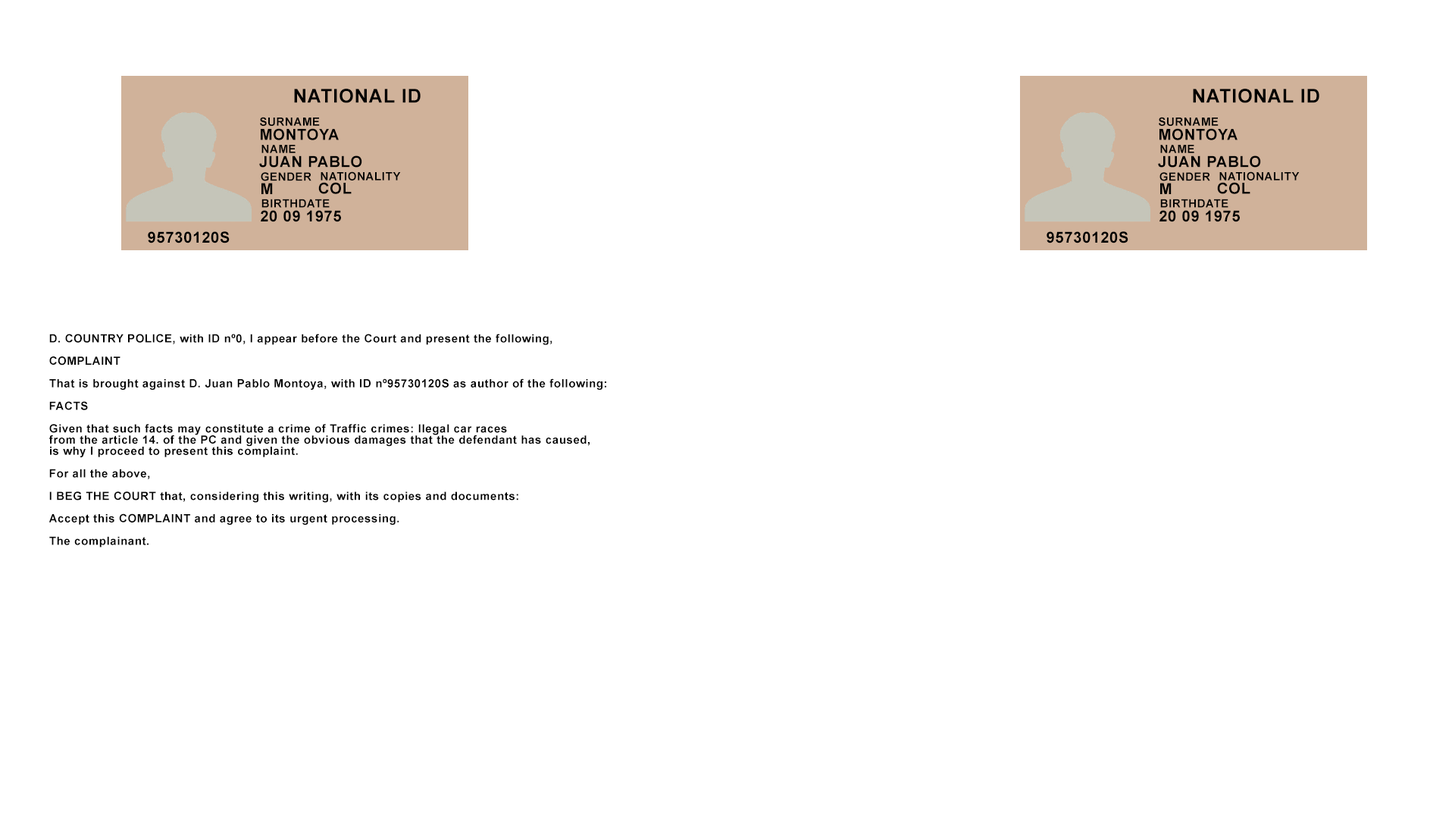
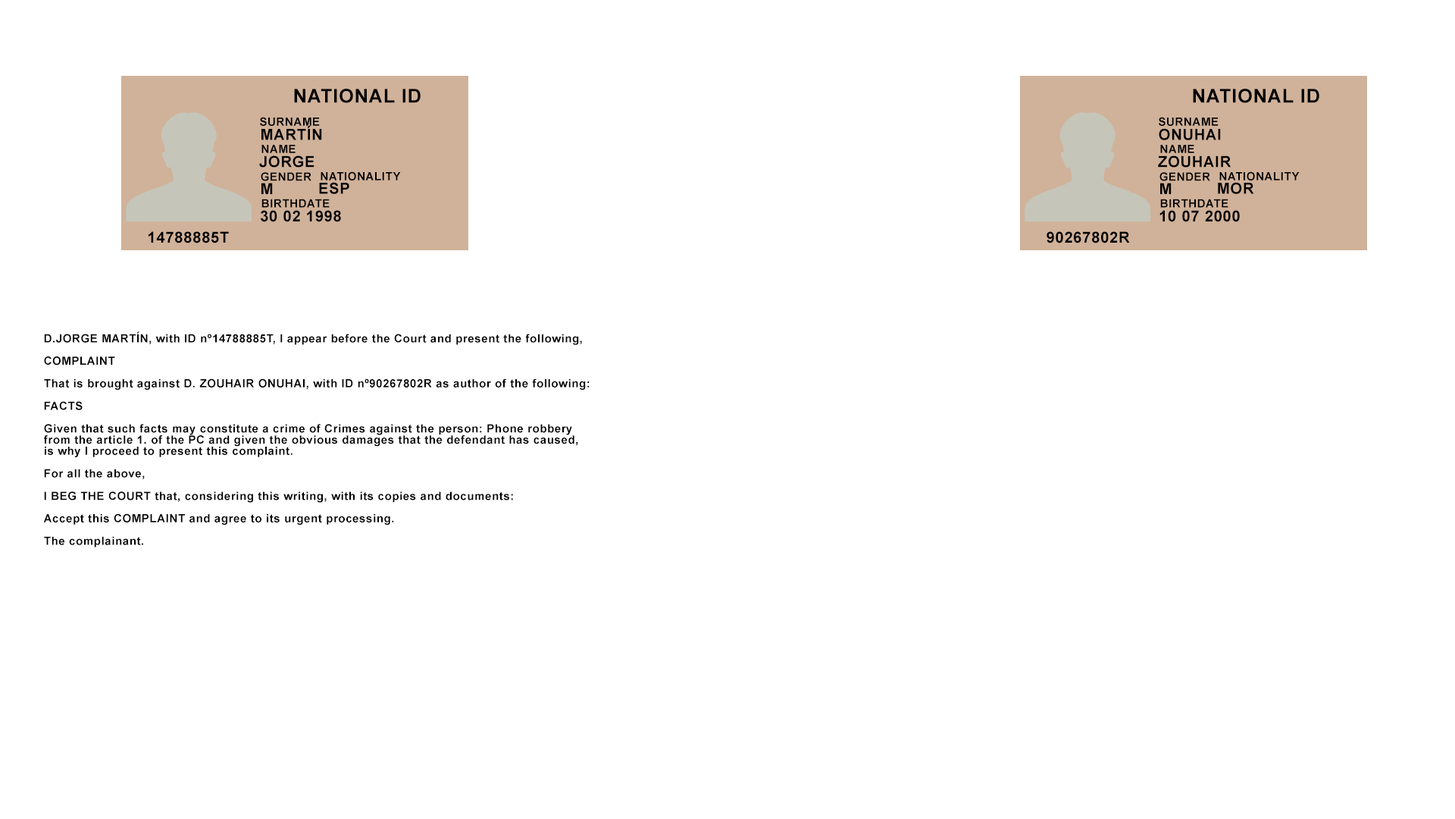
Revision of a layered 1455px x 819px image; what changed, layer by layer:
renamed "D. COUNTRY POLICE, with ID nº0, I appear before the Court and p" to "D.JORGE MARTÍN, with ID nº14788885T, I appear before the Court", painted on it over box(43, 331, 607, 548)
renamed "95730120S" to "14788885T", painted on it over box(147, 231, 230, 244)
renamed "20 09 1975" to "30 02 1998", painted on it over box(260, 209, 342, 223)
renamed "COL" to "ESP", painted on it over box(318, 181, 352, 195)
renamed "JUAN PABLO" to "JORGE", painted on it over box(268, 155, 363, 168)
renamed "MONTOYA" to "MARTÍN", painted on it over box(260, 125, 339, 141)
moved "NO TOCAR" into group "DENUNSIANTE" over box(147, 125, 363, 244)
renamed "95730120S" to "90267802R", painted on it over box(1055, 231, 1131, 244)
renamed "20 09 1975" to "10 07 2000", painted on it over box(1159, 209, 1241, 223)
renamed "COL" to "MOR", painted on it over box(1217, 181, 1255, 195)
renamed "JUAN PABLO" to "ZOUHAIR", painted on it over box(1158, 155, 1262, 168)
renamed "MONTOYA" to "ONUHAI", painted on it over box(1158, 128, 1238, 141)
moved "NO TOCAR copia" into group "ACUSADO" over box(1055, 128, 1262, 244)
